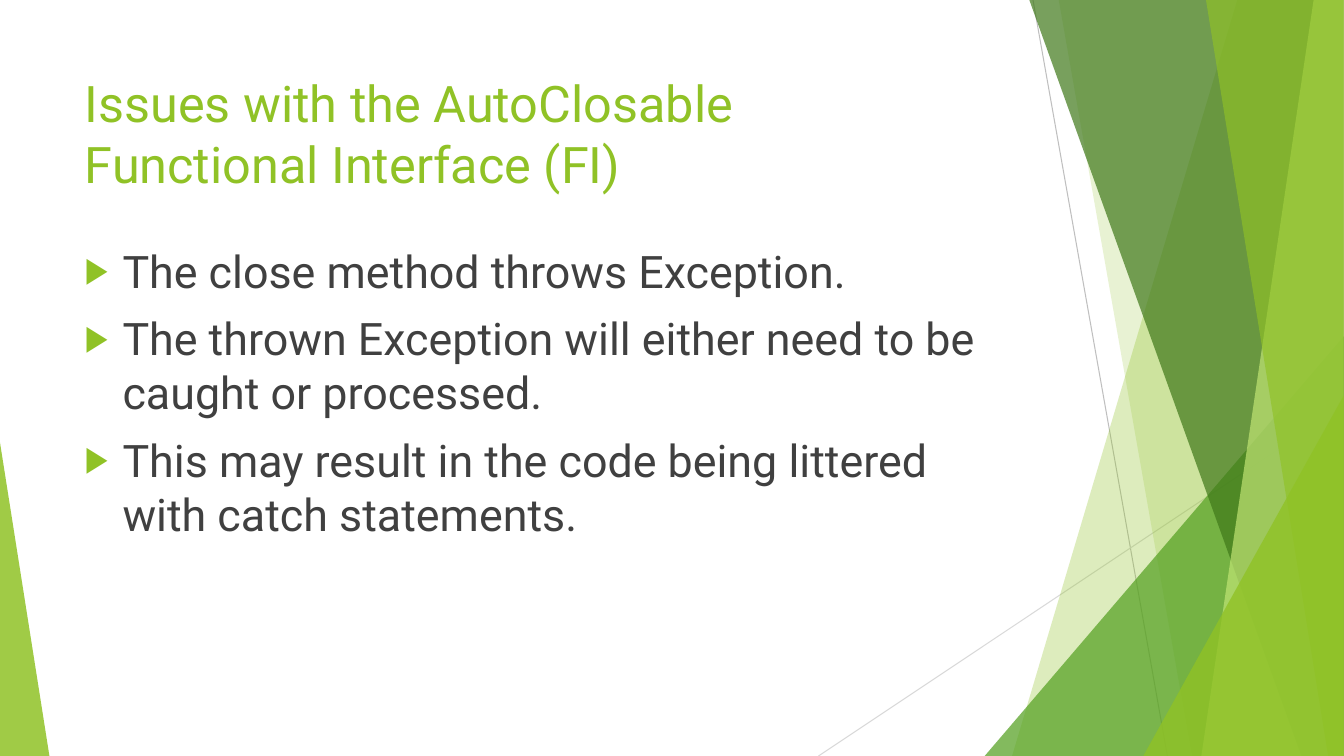
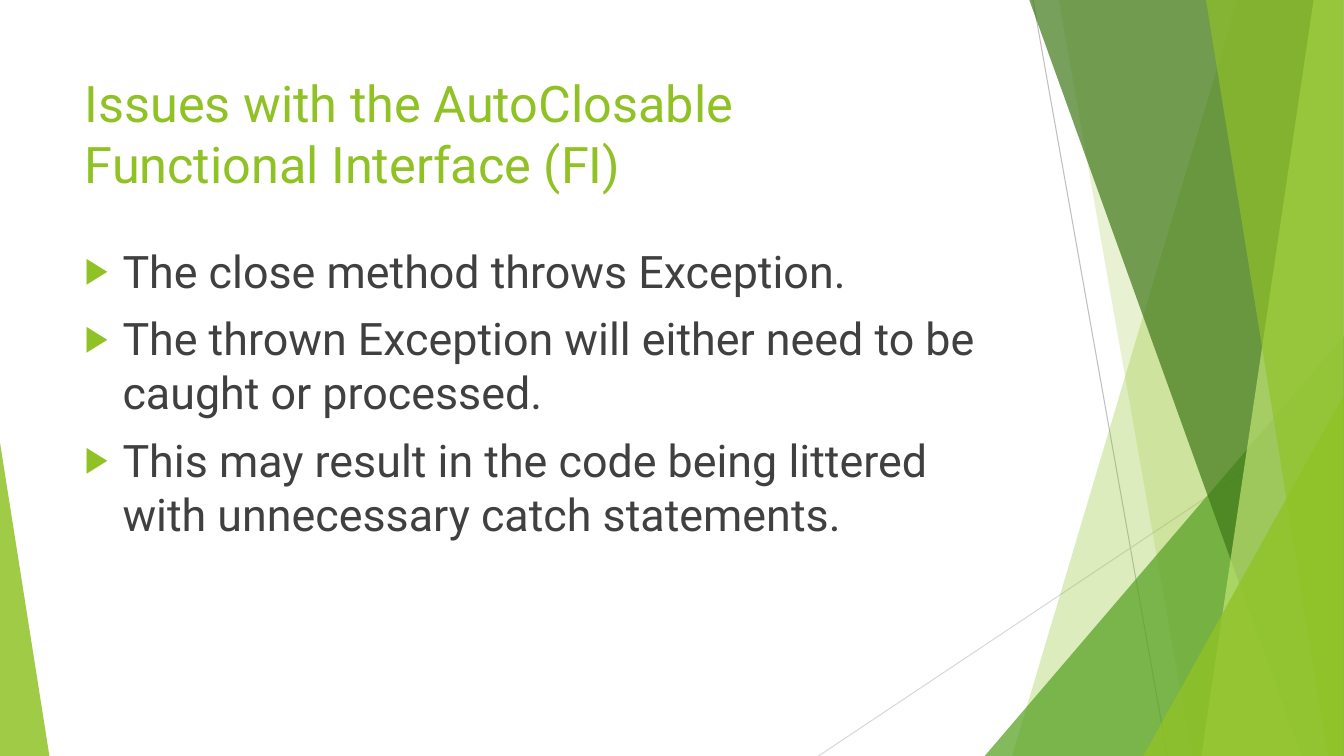
Before and after one commit to RichardRoda/2017-CodePaLOUsa-Lambda, a slide deck: slide 45 of Learning to Love the Lambda in the Stream.pptx. Drawn at 1344x756 pixels with LibreOffice and Linux fonts; fonts in the diff are those of the drawing. Boxes give left, top, right and bottom in pixels: in the first picture for what was removed or moved away, otherwise in the second. Text is boxed around its words. In the diff, an @@ line names an element or a change of style, - is before the commit and + after.

```diff
--- a/Learning to Love the Lambda in the Stream.pptx
+++ b/Learning to Love the Lambda in the Stream.pptx
@@ text at [123,443,928,541]: text changed @@
-▶ This may result in the code being littered with catch statements.
+▶ This may result in the code being littered with unnecessary catch statements.
```
Also in this commit, not shown: 18 other slides changed.
